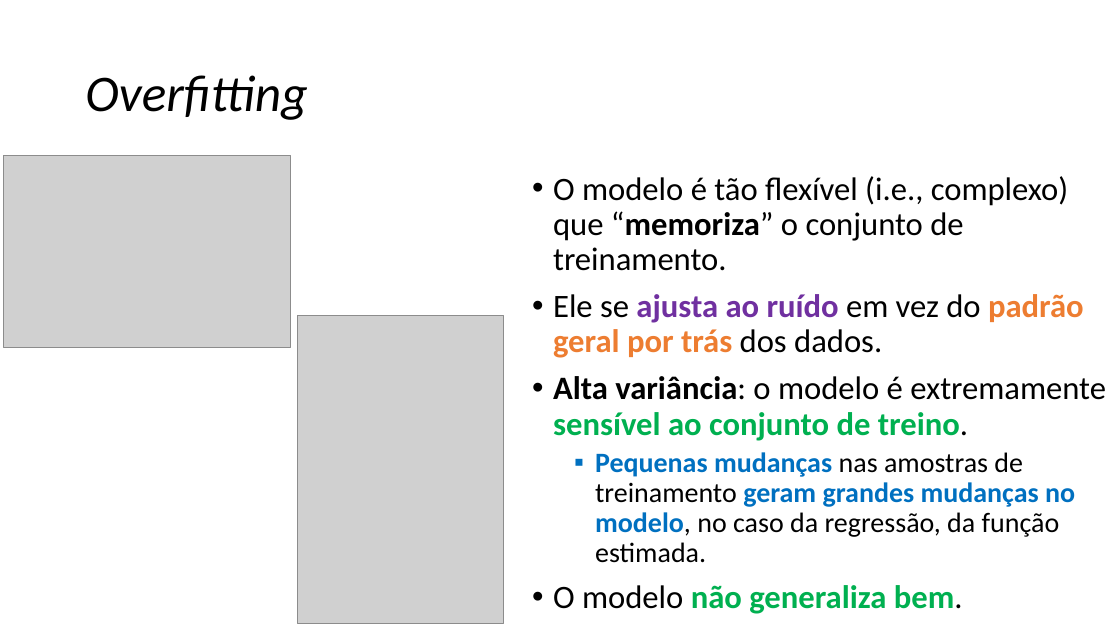
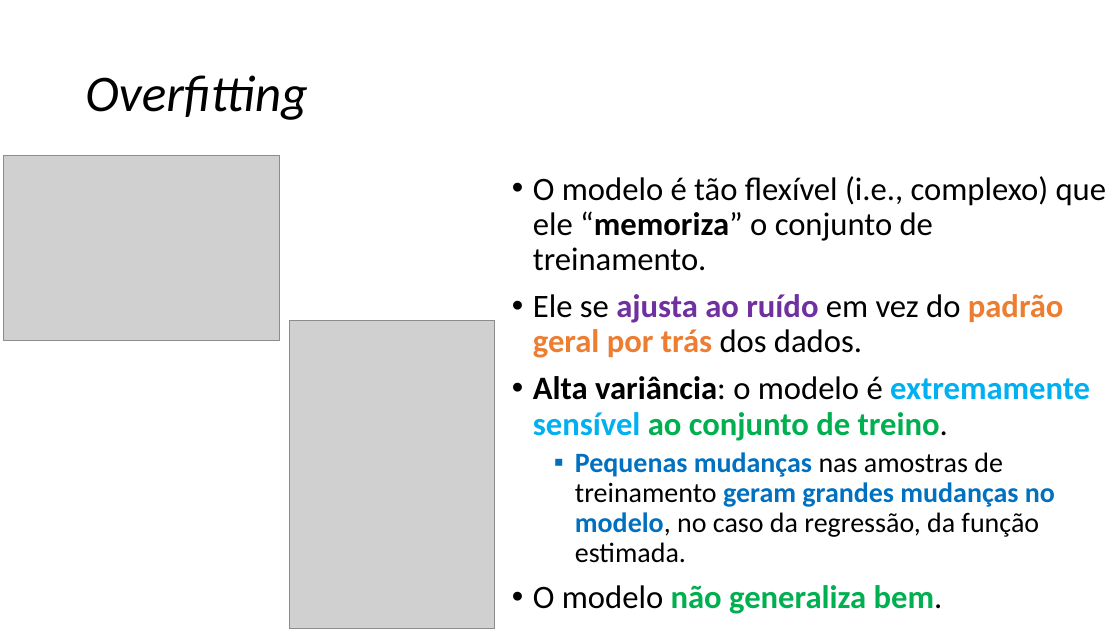
Before and after one commit to zz4fap/c24_inteligencia_artificial, a slide deck: slide 63 of slides/C24_Regressão.pptx. Drawn at 1120x630 pixels with LibreOffice and Linux fonts; fonts in the diff are those of the drawing; grey boxes stand for pictures. Boxes give left, top, right and bottom in pixels: in the first picture for what was removed or moved away, otherwise in the second. Text is boxed around its words. In the diff, an @@ line names an element or a change of style, - is before the commit and + after.

```diff
--- a/slides/C24_Regressão.pptx
+++ b/slides/C24_Regressão.pptx
@@ picture: place and size @@
-picture at (4, 155, 292, 348)
+picture at (4, 155, 281, 340)
@@ text "O modelo é tão flexível ...": place and size @@
-text "O modelo é tão flexível ..." at (553, 176, 1106, 614)
+text "O modelo é tão flexível ..." at (533, 176, 1107, 614)
@@ text at (533, 176, 1107, 271): text changed @@
-• O modelo é tão flexível (i.e., complexo) que “memoriza” o conjunto de treinamento.
+• O modelo é tão flexível (i.e., complexo) que ele “memoriza” o conjunto de treinamento.
@@ picture: place and size @@
-picture at (298, 315, 504, 623)
+picture at (289, 321, 495, 629)
@@ text at (533, 376, 1090, 441): text colour #000000 to #00B0F0, bold on in "extremamente"; text colour #00B050 to #00B0F0 in "sensível" @@
```
Also in this commit, not shown: 20 other slides changed, 2 other files.
